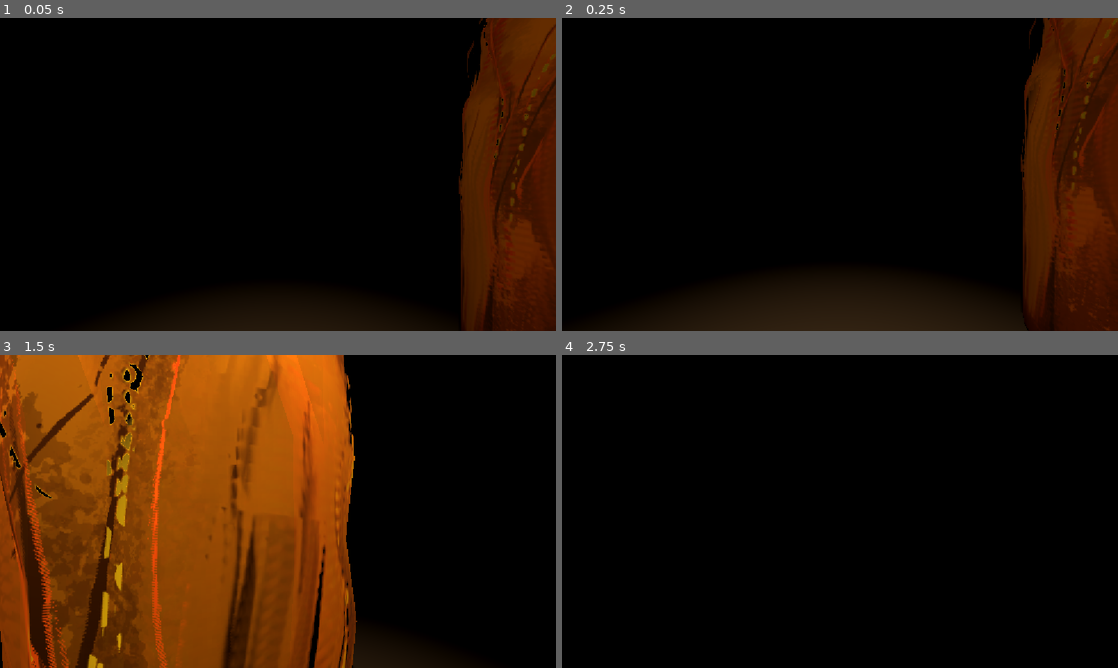
Above: before the commit, frames 1-4 (two rows, left to right).
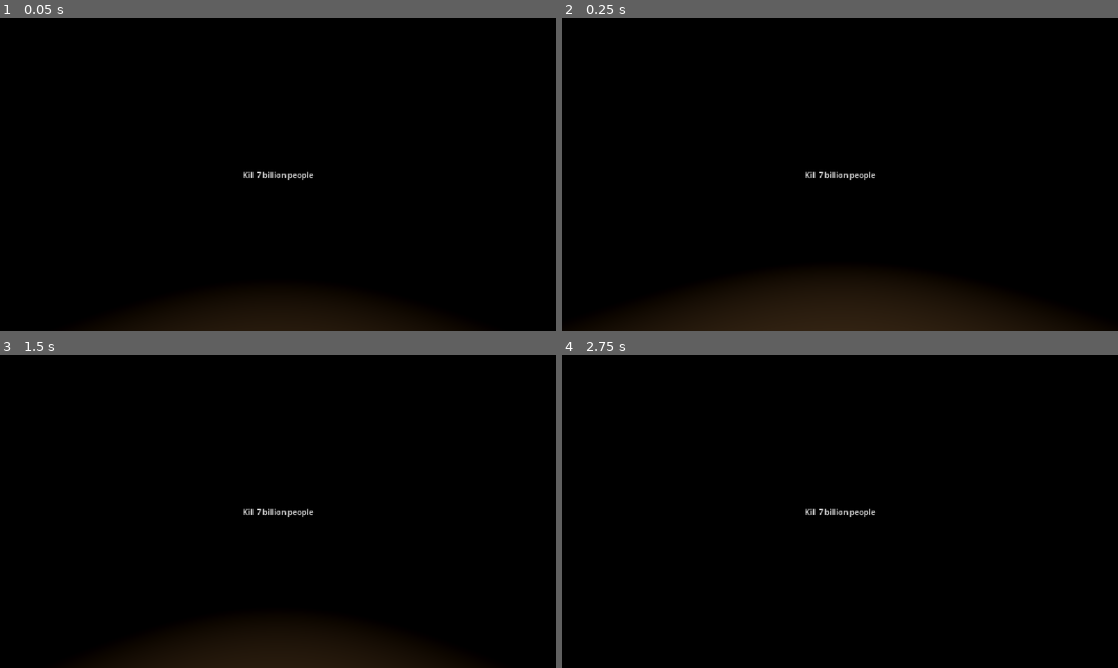
Above: after the commit, the same moments.

Repository: kyrylo-om/gmtk-game-jam-2026
Game: Godot game, scene res://scenes/game.tscn
Two runs of this game, one before a commit and one after it. Both use one fixed random seed, a clock stepped at 60 frames per second and the inputs below. A sky picture missing from this copy of the repository is replaced by a grey-blue gradient.
Inputs (mouse positions are in pixels of both pictures, inside the frame that each line leads up to):
- Up to frame 1 (0.05 s): no input
- Up to frame 2 (0.25 s): no input
- Up to frame 3 (1.5 s): move the mouse to (400, 495) at 0.52 s; hold D (move_right) 0.53-1.28 s; tap Shift (sprint) at 0.6 s; click (400, 495) at 0.67 s; tap Space (jump) at 0.77 s; tap E (pickup, bound only after the commit) at 0.8, 1.35 s; move the mouse to (250, 511) at 1.27 s; hold W (move_forward) from 1.28 s (still down)
- Up to frame 4 (2.75 s): keep holding W (move_forward); tap Space (jump) at 1.52 s; tap Shift (sprint) at 1.55, 2.1 s; move the mouse to (851, 505) at 2.02 s; tap E (pickup, bound only after the commit) at 2.3 s

The runs differ from the first frame. In frame 1, 16% of the frame differs, in the area x 43-100%, y 0-100%; in frame 2, 16%; in frame 3, 62%, in the area x 0-65%, y 0-100%; in frame 4, 0.2%.

Commit message:
Add a couple new scenes

Diff:
--- a/project.godot
+++ b/project.godot
@@ -56,6 +56,15 @@
 "events": [Object(InputEventKey,"resource_local_to_scene":false,"resource_name":"","device":-1,"window_id":0,"alt_press …(195 unchanged characters)…
 ]
 }
+pickup={
+"deadzone": 0.2,
+"events": [Object(InputEventKey,"resource_local_to_scene":false,"resource_name":"","device":-1,"window_id":0,"alt_pressed":false,"shift_pressed":false,"ctrl_pressed":false,"meta_pressed":false,"pressed":false,"keycode":0,"physical_keycode":69,"key_label":0,"unicode":101,"location":0,"echo":false,"script":null)
+]
+}
+
+[layer_names]
+
+3d_physics/layer_4="Interactibles"
 
 [physics]
 
--- /dev/null
+++ b/scenes/campfire.tscn
@@ -0,0 +1,18 @@
+[gd_scene format=3 uid="uid://ca8hiupftyymk"]
+
+[sub_resource type="BoxMesh" id="BoxMesh_ehsp5"]
+
+[node name="Campfire" type="Node3D" unique_id=1111947644]
+
+[node name="MeshInstance3D" type="MeshInstance3D" parent="." unique_id=768422826]
+mesh = SubResource("BoxMesh_ehsp5")
+
+[node name="OmniLight3D2" type="OmniLight3D" parent="." unique_id=355294280]
+transform = Transform3D(1, 0, 0, 0, 1, 0, 0, 0, 1, 0, 1.922, 0)
+light_color = Color(1, 0.74903643, 0.48577863, 1)
+light_energy = 14.416
+light_indirect_energy = 16.0
+light_volumetric_fog_energy = 16.0
+light_size = 1.0
+shadow_enabled = true
+omni_range = 42.32593
--- a/scenes/game.tscn
+++ b/scenes/game.tscn
@@ -1,8 +1,7 @@
 [gd_scene format=3 uid="uid://dn25fx7svp4er"]
 
-[ext_resource type="PackedScene" uid="uid://bs72ogkvdd7d6" path="res://scenes/proto_controller.tscn" id="1_uwrxv"]
+[ext_resource type="PackedScene" uid="uid://bs72ogkvdd7d6" path="res://scenes/player.tscn" id="1_uwrxv"]
 [ext_resource type="Texture2D" uid="uid://b2w1kmtccwb3q" path="res://hdri/qwantani_night_puresky_4k.exr" id="2_lnu2h"]
-[ext_resource type="PackedScene" uid="uid://bxsksvi17rei0" path="res://models/Tree test.glb" id="3_lbhrr"]
 
 [sub_resource type="PanoramaSkyMaterial" id="PanoramaSkyMaterial_uwrxv"]
 panorama = ExtResource("2_lnu2h")
@@ -65,9 +64,3 @@
 light_size = 1.0
 shadow_enabled = true
 omni_range = 10.572079
-
-[node name="Tree test" parent="." unique_id=1685017744 instance=ExtResource("3_lbhrr")]
-transform = Transform3D(0.53002083, 0, 0, 0, 0.53002083, 0, 0, 0, 0.53002083, -4.354384, 0.09578705, 1.3073399)
-
-[node name="Tree test2" parent="." unique_id=545424710 instance=ExtResource("3_lbhrr")]
-transform = Transform3D(1, 0, 0, 0, 1, 0, 0, 0, 1, 2.6935267, 0.09578705, -3.006649)
--- /dev/null
+++ b/scenes/player.tscn
@@ -0,0 +1,65 @@
+[gd_scene format=3 uid="uid://bs72ogkvdd7d6"]
+
+[ext_resource type="Script" uid="uid://bsc3qlnwmew4b" path="res://scripts/player/move_controller.gd" id="1_ucva2"]
+[ext_resource type="Script" uid="uid://brjvuyg1k18hv" path="res://scripts/player/hud.gd" id="2_qhqgy"]
+[ext_resource type="Script" uid="uid://bsoxxfo1fmnwp" path="res://scripts/player/interactions.gd" id="2_rji43"]
+
+[sub_resource type="StandardMaterial3D" id="StandardMaterial3D_iof21"]
+albedo_color = Color(0.91806, 0.575202, 0.222449, 1)
+
+[sub_resource type="CapsuleMesh" id="CapsuleMesh_ucva2"]
+radius = 0.4
+height = 1.8
+
+[sub_resource type="CapsuleShape3D" id="CapsuleShape3D_iof21"]
+radius = 0.4
+height = 1.8
+
+[node name="Player" type="CharacterBody3D" unique_id=549697417]
+script = ExtResource("1_ucva2")
+can_sprint = true
+
+[node name="Canvas" type="CanvasLayer" parent="." unique_id=1618418279]
+script = ExtResource("2_qhqgy")
+
+[node name="Control" type="Control" parent="Canvas" unique_id=117146400]
+layout_mode = 3
+anchors_preset = 0
+offset_right = 40.0
+offset_bottom = 40.0
+
+[node name="Label" type="Label" parent="Canvas/Control" unique_id=398378541]
+layout_mode = 1
+anchors_preset = 8
+anchor_left = 0.5
+anchor_top = 0.5
+anchor_right = 0.5
+anchor_bottom = 0.5
+offset_left = 483.0
+offset_top = 292.5
+offset_right = 629.0
+offset_bottom = 315.5
+grow_horizontal = 2
+grow_vertical = 2
+text = "Kill 7 billion people"
+
+[node name="Mesh" type="MeshInstance3D" parent="." unique_id=98959929]
+transform = Transform3D(1, 0, 0, 0, 1, 0, 0, 0, 1, 0, 0.9, 0)
+visible = false
+material_override = SubResource("StandardMaterial3D_iof21")
+cast_shadow = 0
+mesh = SubResource("CapsuleMesh_ucva2")
+
+[node name="Collider" type="CollisionShape3D" parent="." unique_id=122640786]
+transform = Transform3D(1, 0, 0, 0, 1, 0, 0, 0, 1, 0, 0.9, 0)
+shape = SubResource("CapsuleShape3D_iof21")
+
+[node name="Head" type="Node3D" parent="." unique_id=698233127]
+transform = Transform3D(1, 0, 0, 0, 1, 0, 0, 0, 1, 0, 1.7, 0)
+
+[node name="Camera3D" type="Camera3D" parent="Head" unique_id=44698183]
+
+[node name="RayCast3D" type="RayCast3D" parent="Head" unique_id=1137652244]
+target_position = Vector3(0, 0, -4.165)
+collision_mask = 8
+script = ExtResource("2_rji43")
--- a/scenes/proto_controller.tscn
+++ /dev/null
@@ -1,34 +0,0 @@
-[gd_scene format=3 uid="uid://bs72ogkvdd7d6"]
-
-[ext_resource type="Script" uid="uid://bsc3qlnwmew4b" path="res://scripts/proto_controller.gd" id="1_ucva2"]
-
-[sub_resource type="StandardMaterial3D" id="StandardMaterial3D_iof21"]
-albedo_color = Color(0.91806, 0.575202, 0.222449, 1)
-
-[sub_resource type="CapsuleMesh" id="CapsuleMesh_ucva2"]
-radius = 0.4
-height = 1.8
-
-[sub_resource type="CapsuleShape3D" id="CapsuleShape3D_iof21"]
-radius = 0.4
-height = 1.8
-
-[node name="ProtoController" type="CharacterBody3D" unique_id=549697417]
-script = ExtResource("1_ucva2")
-can_sprint = true
-
-[node name="Mesh" type="MeshInstance3D" parent="." unique_id=98959929]
-transform = Transform3D(1, 0, 0, 0, 1, 0, 0, 0, 1, 0, 0.9, 0)
-visible = false
-material_override = SubResource("StandardMaterial3D_iof21")
-cast_shadow = 0
-mesh = SubResource("CapsuleMesh_ucva2")
-
-[node name="Collider" type="CollisionShape3D" parent="." unique_id=122640786]
-transform = Transform3D(1, 0, 0, 0, 1, 0, 0, 0, 1, 0, 0.9, 0)
-shape = SubResource("CapsuleShape3D_iof21")
-
-[node name="Head" type="Node3D" parent="." unique_id=698233127]
-transform = Transform3D(1, 0, 0, 0, 1, 0, 0, 0, 1, 0, 1.7, 0)
-
-[node name="Camera3D" type="Camera3D" parent="Head" unique_id=44698183]
--- /dev/null
+++ b/scenes/stick.tscn
@@ -0,0 +1,19 @@
+[gd_scene format=3 uid="uid://chgbwq3y3eoui"]
+
+[sub_resource type="BoxMesh" id="BoxMesh_i3vek"]
+
+[sub_resource type="StandardMaterial3D" id="StandardMaterial3D_mvdot"]
+albedo_color = Color(0.9784668, 0.4002607, 0.34666935, 1)
+
+[sub_resource type="BoxShape3D" id="BoxShape3D_ehsp5"]
+
+[node name="Stick" type="StaticBody3D" unique_id=1675888804]
+collision_layer = 8
+input_ray_pickable = false
+
+[node name="MeshInstance3D" type="MeshInstance3D" parent="." unique_id=903704379]
+mesh = SubResource("BoxMesh_i3vek")
+surface_material_override/0 = SubResource("StandardMaterial3D_mvdot")
+
+[node name="CollisionShape3D" type="CollisionShape3D" parent="." unique_id=1281690719]
+shape = SubResource("BoxShape3D_ehsp5")
--- /dev/null
+++ b/scripts/player/hud.gd
@@ -0,0 +1,19 @@
+extends CanvasLayer
+
+@onready var label: Label = $Control/Label
+
+# Called when the node enters the scene tree for the first time.
+func _ready() -> void:
+	pass # Replace with function body.
+
+
+# Called every frame. 'delta' is the elapsed time since the previous frame.
+func _process(delta: float) -> void:
+	pass
+
+func show_tooltip(text):
+	label.text = text
+	label.visible = true
+
+func hide_tooltip():
+	label.visible = false
--- /dev/null
+++ b/scripts/player/interactions.gd
@@ -0,0 +1,16 @@
+extends RayCast3D
+
+@onready var canvas: CanvasLayer = $"../../Canvas"
+var looking_at_stick = false
+
+# Called every frame. 'delta' is the elapsed time since the previous frame.
+func _process(delta: float) -> void:
+	if not looking_at_stick and is_colliding():
+		canvas.show_tooltip("Press E to admire this cube.")
+		looking_at_stick = true
+	elif looking_at_stick and not is_colliding():
+		canvas.hide_tooltip()
+		looking_at_stick = false
+
+	if looking_at_stick and Input.is_action_just_pressed("pickup"):
+		print("pick")
Not shown, added: scripts/player/hud.gd.uid
Not shown, added: scripts/player/interactions.gd.uid
Renamed: scripts/proto_controller.gd -> scripts/player/move_controller.gd
Renamed: scripts/proto_controller.gd.uid -> scripts/player/move_controller.gd.uid
